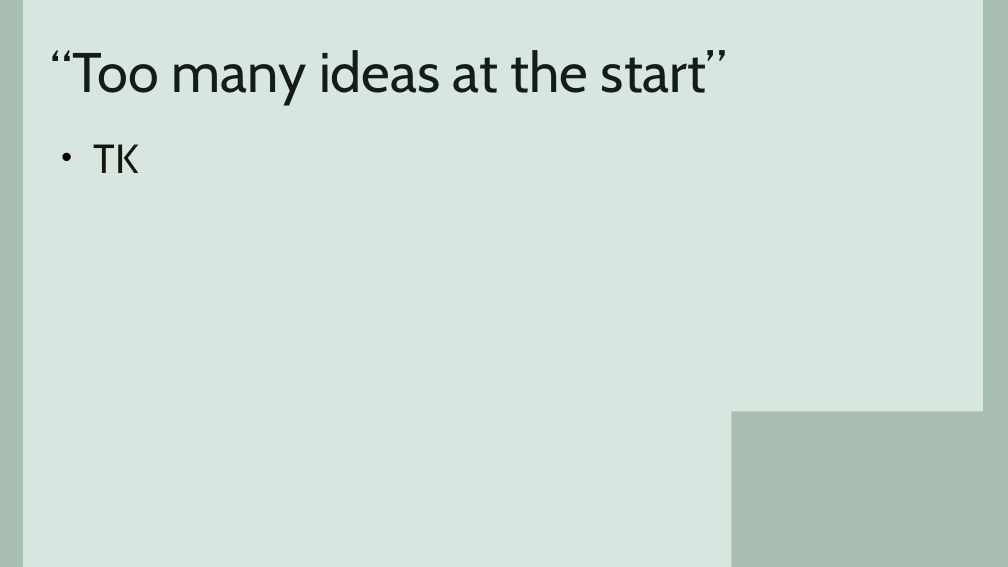
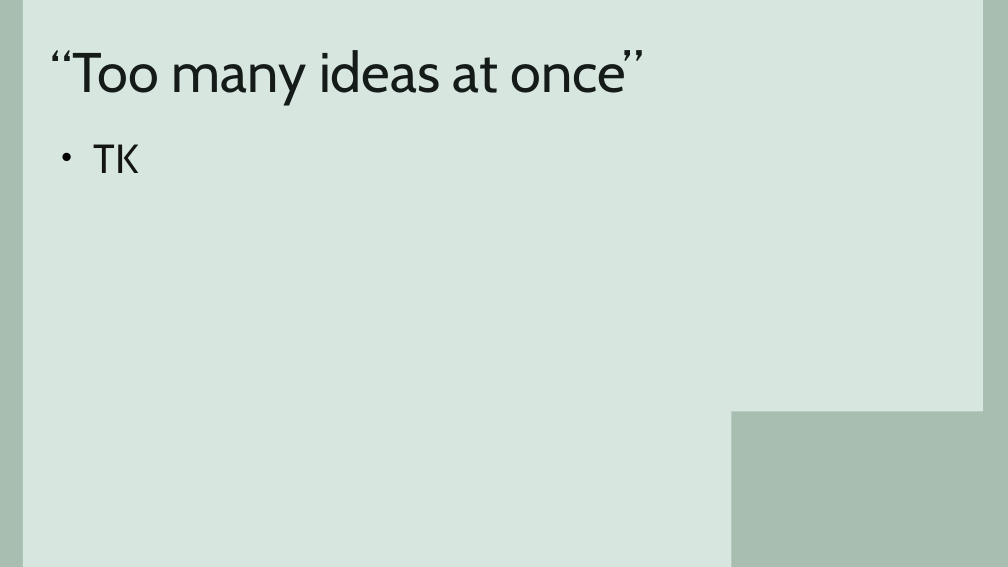
Before and after one commit to ZacharyTalis/thinky-talk, a slide deck: slide 14 of thinky-talk.odp (slide 15 before the commit). Drawn at 1008x567 pixels with LibreOffice and Linux fonts; fonts in the diff are those of the drawing. Boxes give left, top, right and bottom in pixels: in the first picture for what was removed or moved away, otherwise in the second. Text is boxed around its words. In the diff, an @@ line names an element or a change of style, - is before the commit and + after.

```diff
--- a/thinky-talk.odp
+++ b/thinky-talk.odp
@@ title at <box>50,50,644,104</box>: text changed @@
-“Too many ideas at the start”
+“Too many ideas at once”
```
Also in this commit, not shown: 2 other slides changed, 2 slides added, 2 slides removed.
